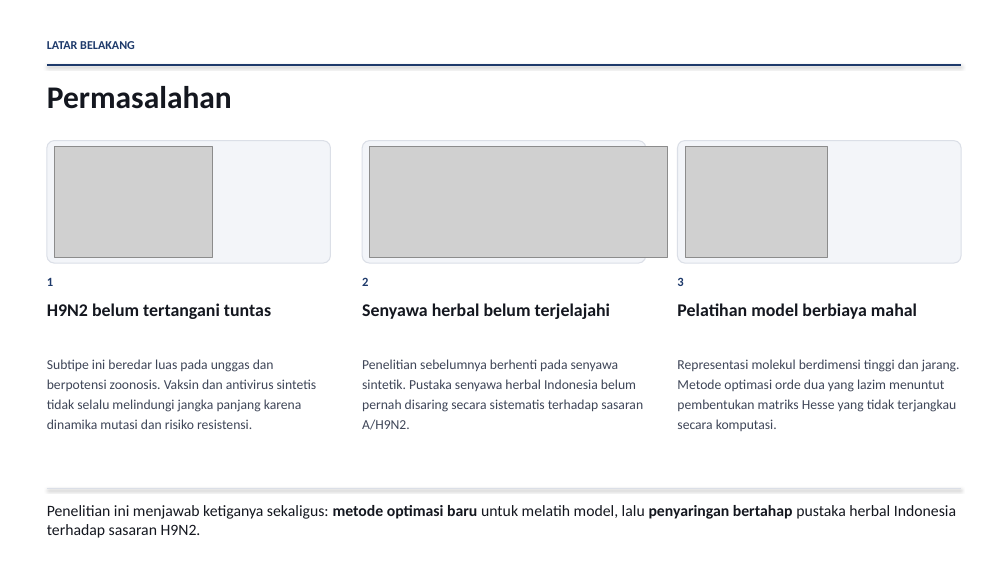
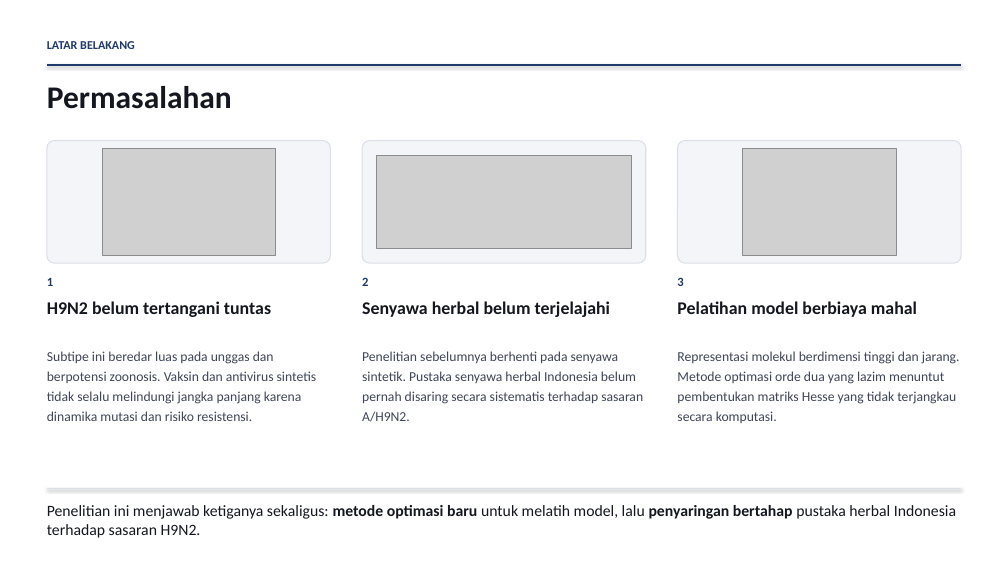
Before and after one commit to jamhuri-tech/h9n2-fase2-poster, a slide deck: slide 2 of slide-monev.pptx. Drawn at 1008x567 pixels with LibreOffice and Linux fonts; fonts in the diff are those of the drawing; grey boxes stand for pictures. Boxes give left, top, right and bottom in pixels: in the first picture for what was removed or moved away, otherwise in the second. Text is boxed around its words. In the diff, an @@ line names an element or a change of style, - is before the commit and + after.

```diff
--- a/slide-monev.pptx
+++ b/slide-monev.pptx
@@ picture: place and size @@
-picture at bbox=[54, 147, 212, 257]
+picture at bbox=[102, 148, 274, 255]
@@ picture: place and size @@
-picture at bbox=[685, 147, 827, 257]
+picture at bbox=[743, 148, 897, 255]
@@ picture: place and size @@
-picture at bbox=[370, 147, 668, 257]
+picture at bbox=[377, 156, 632, 249]
@@ text "Subtipe ini beredar luas pada ...": place and size @@
-text "Subtipe ini beredar luas pada ..." at bbox=[47, 359, 317, 429]
+text "Subtipe ini beredar luas pada ..." at bbox=[47, 351, 317, 421]
@@ text "Penelitian sebelumnya berhenti pada senyawa ...": place and size @@
-text "Penelitian sebelumnya berhenti pada senyawa ..." at bbox=[362, 359, 643, 430]
+text "Penelitian sebelumnya berhenti pada senyawa ..." at bbox=[362, 351, 643, 422]
@@ text "Representasi molekul berdimensi tinggi dan ...": place and size @@
-text "Representasi molekul berdimensi tinggi dan ..." at bbox=[677, 359, 960, 431]
+text "Representasi molekul berdimensi tinggi dan ..." at bbox=[677, 351, 960, 423]
```
Also in this commit, not shown: 2 other slides changed.
